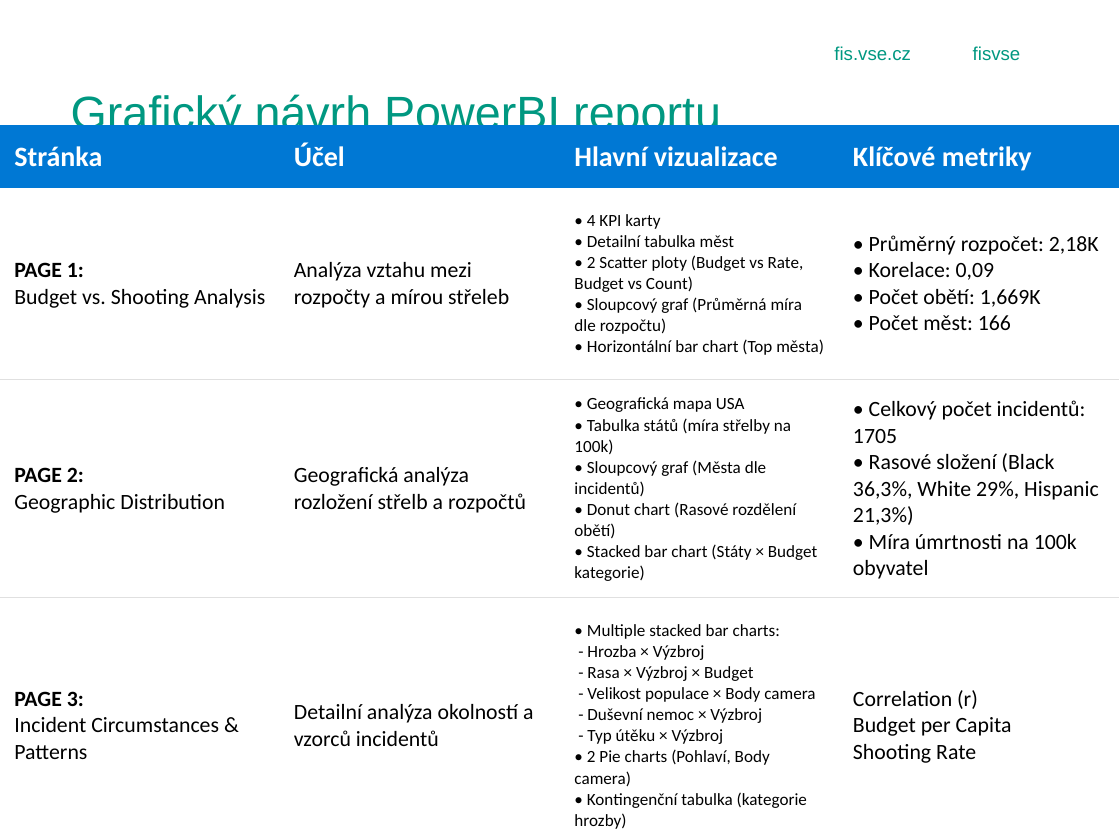
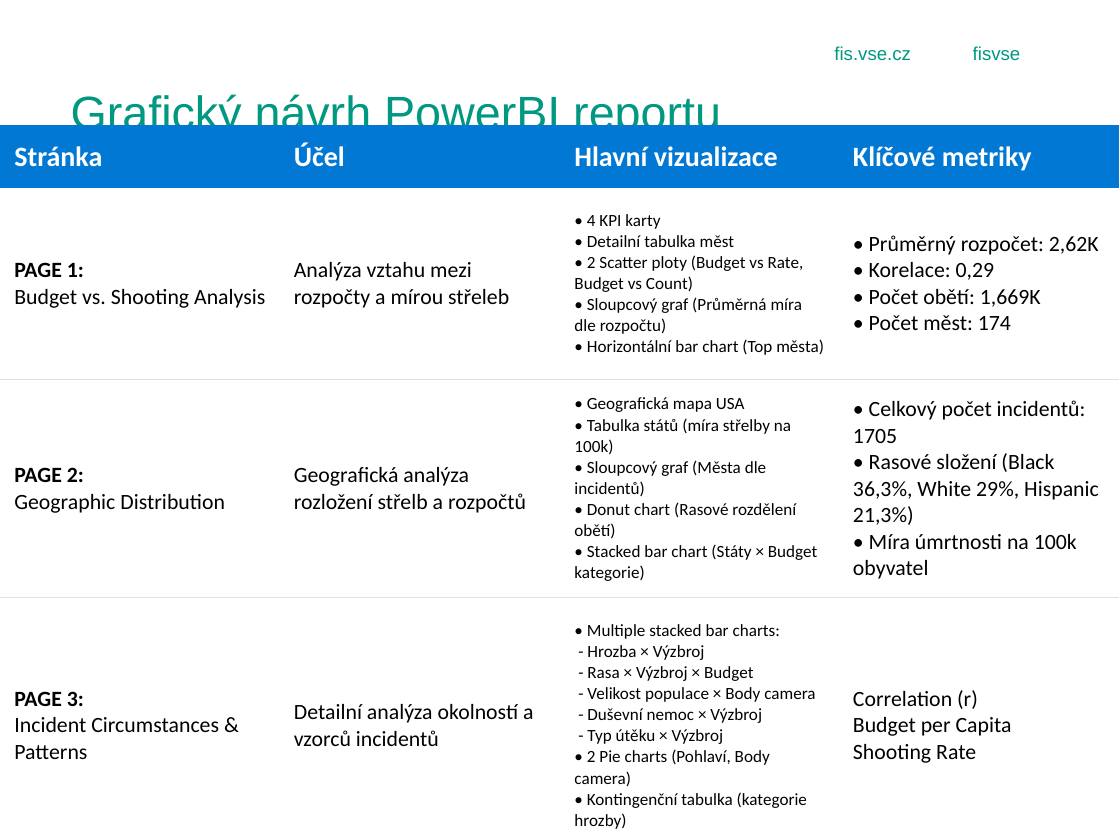
Before and after one commit to Bebicek/4IZ503_gajj02, a slide deck: slide 24 of zaverecna_zprava.pptx. Drawn at 1120x840 pixels with LibreOffice and Linux fonts; fonts in the diff are those of the drawing; background and template pictures are left out. Boxes give left, top, right and bottom in pixels: in the first picture for what was removed or moved away, otherwise in the second. Text is boxed around its words. In the diff, an @@ line names an element or a change of style, - is before the commit and + after.

Commit message:
fix pptx

```diff
--- a/zaverecna_zprava.pptx
+++ b/zaverecna_zprava.pptx
@@ table at [0, 125, 1120, 840] @@
-row 2, column 4: • Průměrný rozpočet: 2,18K / • Korelace: 0,09 / • Počet obětí: 1,669K / • Počet měst: 166
+row 2, column 4: • Průměrný rozpočet: 2,62K / • Korelace: 0,29 / • Počet obětí: 1,669K / • Počet měst: 174
```
